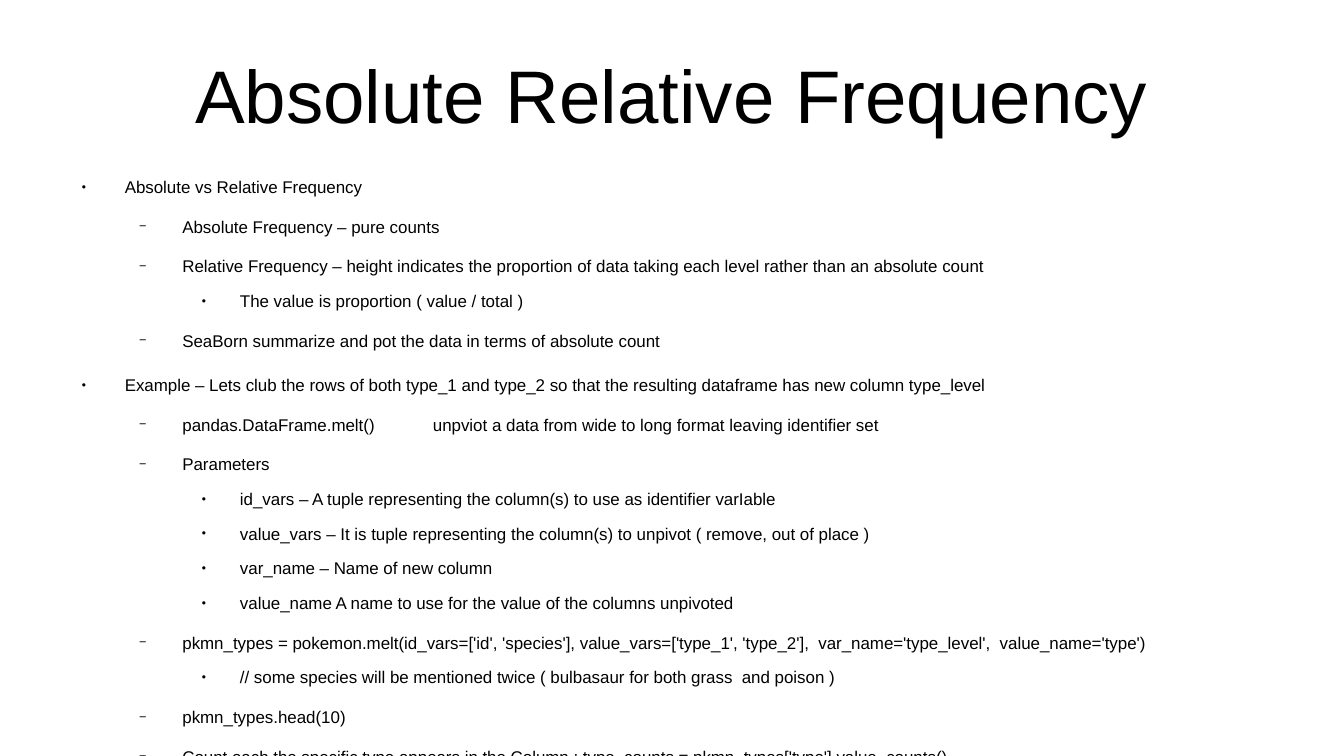
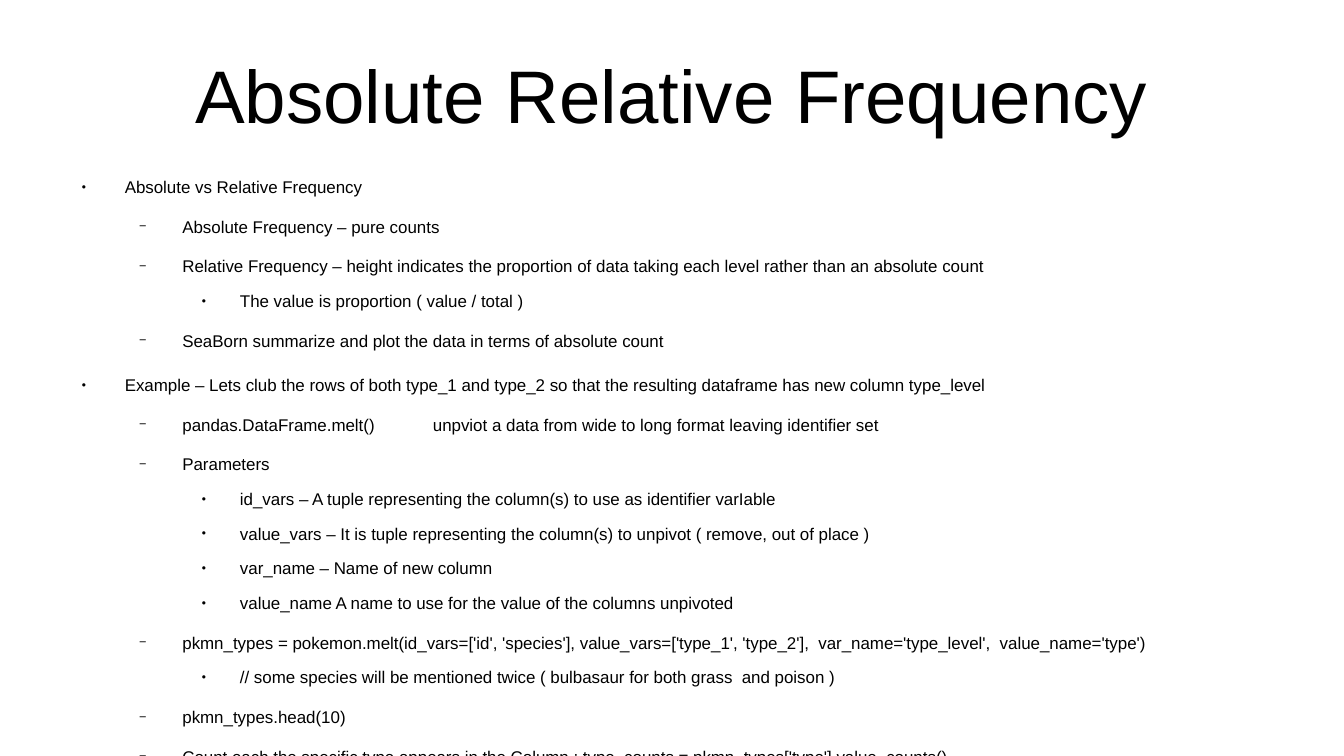
Before and after one commit to CharlesStockman/notesFromCourses, a slide deck: slide 11 of dataScience/Numpy and Pandas/Mathplotlib and SeabornLib.odp. Drawn at 1344x756 pixels with LibreOffice and Linux fonts; fonts in the diff are those of the drawing. Boxes give left, top, right and bottom in pixels: in the first picture for what was removed or moved away, otherwise in the second. Text is boxed around its words. In the diff, an @@ line names an element or a change of style, - is before the commit and + after.

```diff
--- a/dataScience/Numpy and Pandas/Mathplotlib and SeabornLib.odp
+++ b/dataScience/Numpy and Pandas/Mathplotlib and SeabornLib.odp
@@ text at (182, 334, 663, 351): text changed @@
-  − SeaBorn summarize and pot the data in terms of absolute count
+  − SeaBorn summarize and plot the data in terms of absolute count
```
Also in this commit, not shown: 8 other slides changed, 17 slides added, 52 other files.
